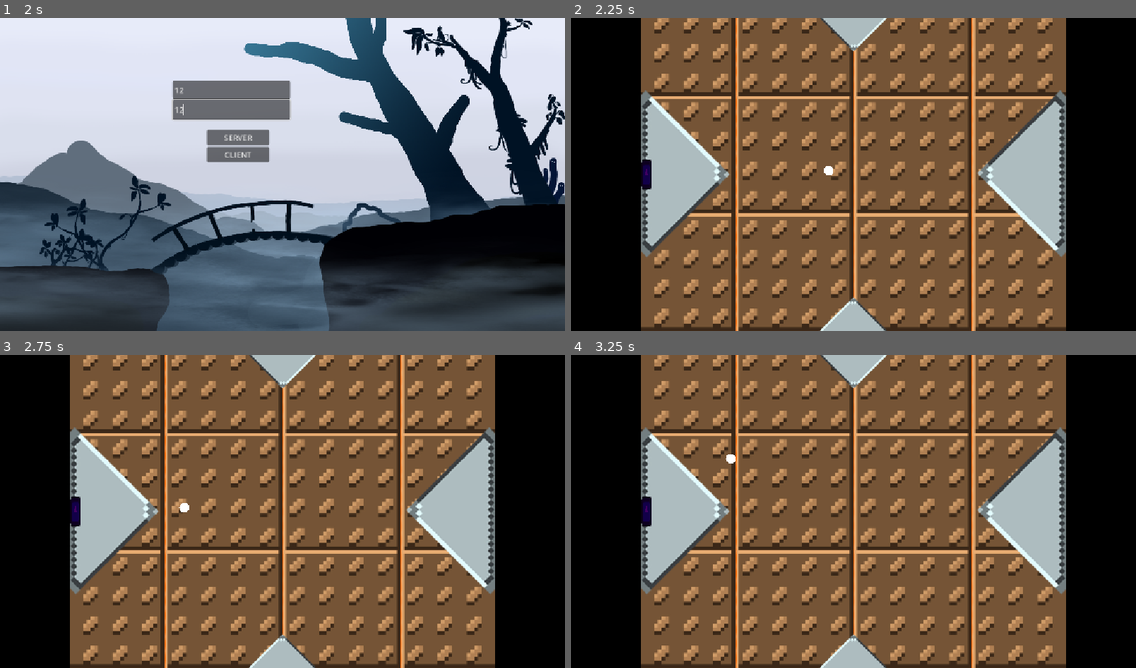
Above: before the commit, frames 1-4 (two rows, left to right).
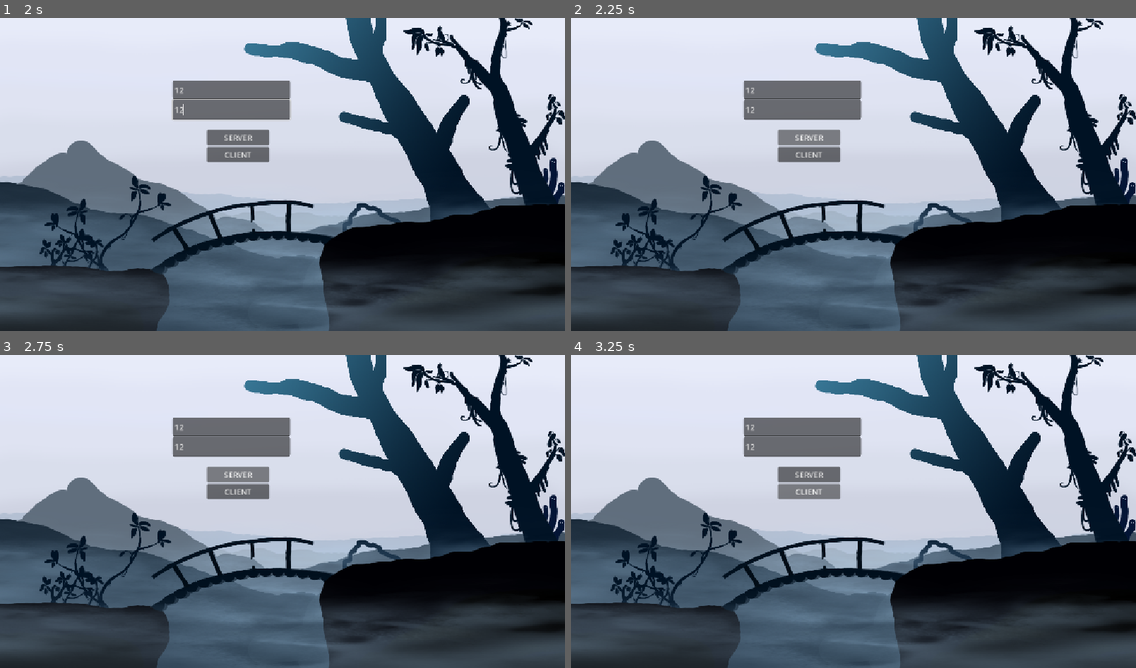
Above: after the commit, the same moments.

Repository: OskarSJ1337/GodotGame
Game: Godot game, scene res://scenes/menus/main_menu.tscn
Two runs of this game, one before a commit and one after it. Both use one fixed random seed, a clock stepped at 60 frames per second and the inputs below. The engine's default icon, where the game draws it, is replaced by a stand-in: a white triangle on a blue panel in a dark square.
Inputs (mouse positions are in pixels of both pictures, inside the frame that each line leads up to):
- Up to frame 1 (2 s): click "Start" at 0.5 s; click (231, 89) at 1.27 s; type "12" at 1.35 s; click (231, 108) at 1.5 s; type "12" at 1.58 s
- Up to frame 2 (2.25 s): click "SERVER" at 2 s
- Up to frame 3 (2.75 s): no input
- Up to frame 4 (3.25 s): click (808, 492) at 2.75 s, where only the run after the commit has a clickable "CLIENT"

Frame 1 is identical in both runs. In frame 2, 97% of the frame differs, in the area x 0-100%, y 0-100%; in frame 3, 97%; in frame 4, 97%.

Commit message:
Trying to print IP and port

Diff:
--- a/scenes/other/high_level_ui.tscn
+++ b/scenes/other/high_level_ui.tscn
@@ -1,8 +1,6 @@
 [gd_scene format=3 uid="uid://bihlbfdikk86r"]
 
 [ext_resource type="Script" uid="uid://r0khr250rm8e" path="res://scripts/systems/high_level_ui.gd" id="1_0aeln"]
-[ext_resource type="Script" uid="uid://c23dd5hnmlfnk" path="res://scripts/systems/changeScene.gd" id="2_vceky"]
-[ext_resource type="PackedScene" uid="uid://cuc4bpm1rhvax" path="res://scenes/battle/game.tscn" id="3_ojm4c"]
 
 [node name="HighLevelUI" type="Control" unique_id=660858735]
 layout_mode = 3
@@ -21,14 +19,10 @@
 [node name="Server" type="Button" parent="VBoxContainer" unique_id=698027648]
 layout_mode = 2
 text = "SERVER"
-script = ExtResource("2_vceky")
-next_scene = ExtResource("3_ojm4c")
 
 [node name="Client" type="Button" parent="VBoxContainer" unique_id=1115081677]
 layout_mode = 2
 text = "CLIENT"
-script = ExtResource("2_vceky")
-next_scene = ExtResource("3_ojm4c")
 
 [connection signal="pressed" from="VBoxContainer/Server" to="." method="_on_server_pressed"]
 [connection signal="pressed" from="VBoxContainer/Client" to="." method="_on_client_pressed"]
--- a/scripts/systems/high_level_ui.gd
+++ b/scripts/systems/high_level_ui.gd
@@ -4,14 +4,14 @@
 @onready var port_input: LineEdit = $"../PortInput"
 
 func _on_server_pressed():
+	var ip := ip_input.text.strip_edges()
 	var port := int(port_input.text)
-	print(port)
-	HighLevelNetworkHandler.start_server()
+	print("IP: ", ip)
+	print("Port: ", port)
 
 
 func _on_client_pressed():
 	var ip := ip_input.text.strip_edges()
 	var port := int(port_input.text)
-	print(ip)
-	print(port)
-	HighLevelNetworkHandler.start_client()
+	print("IP: ", ip)
+	print("Port: ", port)
